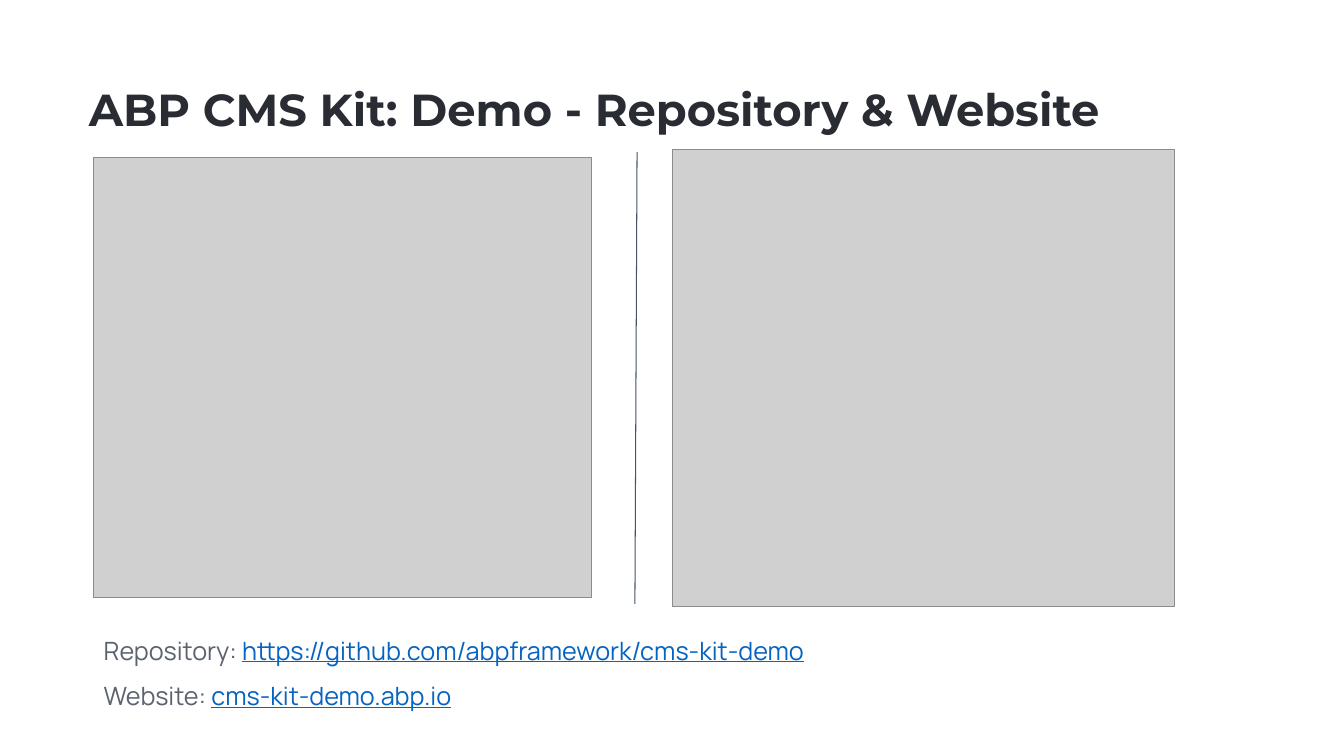
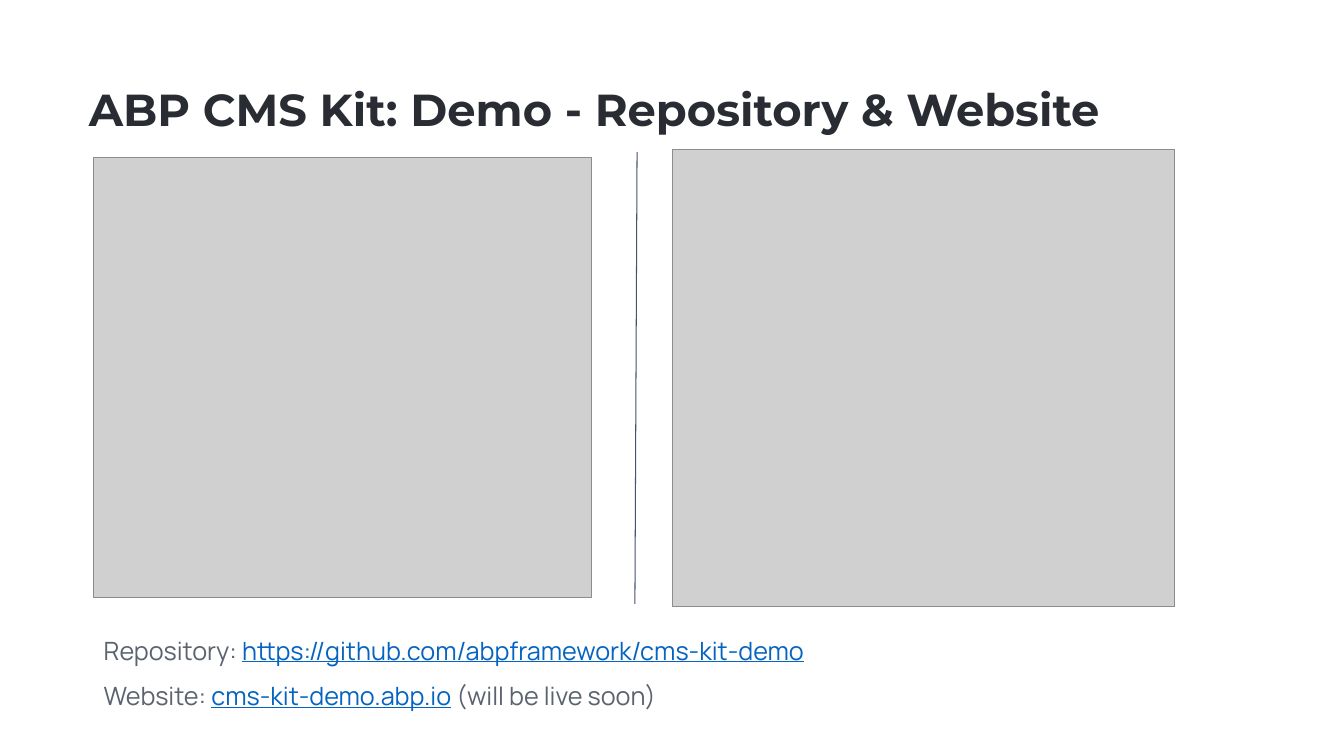
Before and after one commit to EngincanV/presentations, a slide deck: slide 2 of ABP/Community-Talks-2023.7/Community-Talks-2023.7.pptx. Drawn at 1344x756 pixels with LibreOffice and Linux fonts; fonts in the diff are those of the drawing; grey boxes stand for pictures; background and template pictures are left out. Boxes give left, top, right and bottom in pixels: in the first picture for what was removed or moved away, otherwise in the second. Text is boxed around its words. In the diff, an @@ line names an element or a change of style, - is before the commit and + after.

```diff
--- a/ABP/Community-Talks-2023.7/Community-Talks-2023.7.pptx
+++ b/ABP/Community-Talks-2023.7/Community-Talks-2023.7.pptx
@@ text at [104,684,656,711]: text changed; text colour #0563C1 to #5B636F @@
-Website: cms-kit-demo.abp.io
+Website: cms-kit-demo.abp.io (will be live soon)
```
Also in this commit, not shown: 1 slide added, 2 other files.
